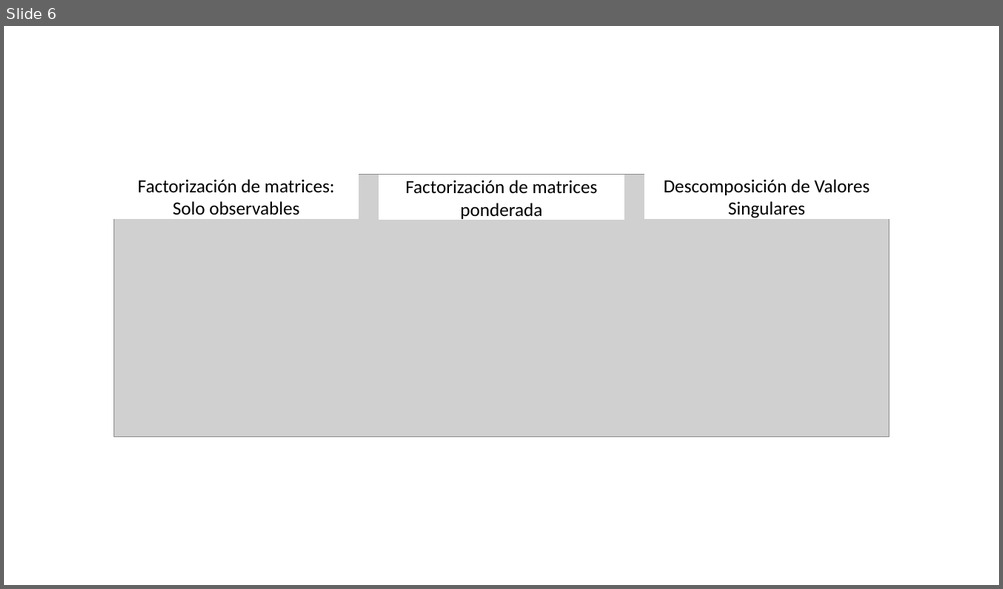
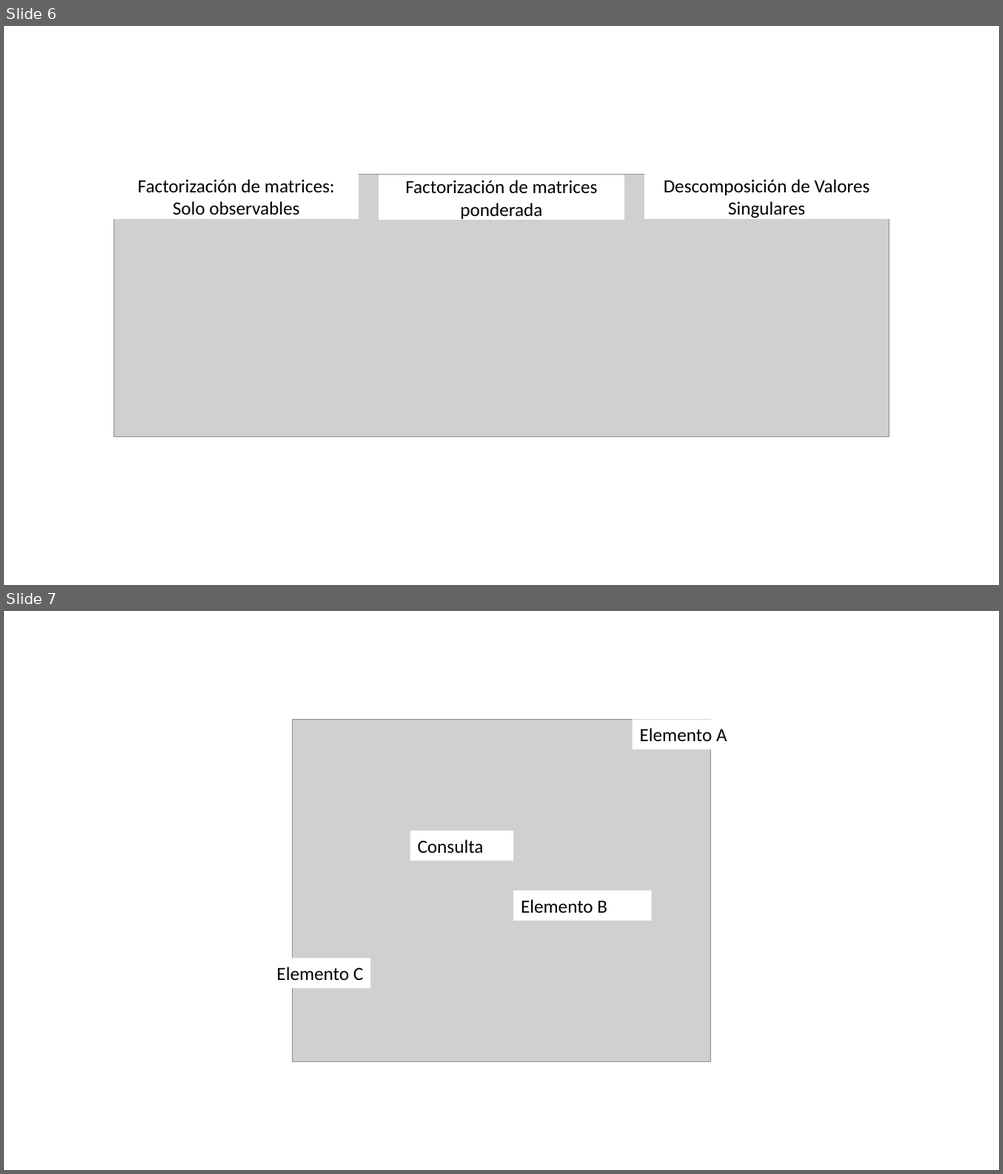
Before and after one commit to lgomezt/Aprendizaje_No_Supervisado, a slide deck: Tutoriales/Week5/data/sistemas_recomendacion.pptx. Shown one above the other, each under a label of ours: slide 6 before the commit, slides 6 and 7 after it. The pictures are 1003x589 and 1003x1174 pixels, drawn with LibreOffice and Linux fonts; fonts in the diff are those of the drawing; grey boxes stand for pictures. Boxes give left, top, right and bottom in pixels: in the first picture for what was removed or moved away, otherwise in the second. Text is boxed around its words. In the diff, an @@ line names an element or a change of style, - is before the commit and + after.

```diff
--- a/Tutoriales/Week5/data/sistemas_recomendacion.pptx
+++ b/Tutoriales/Week5/data/sistemas_recomendacion.pptx
@@ slide 7 added at (4,611,999,1170), background #FFFFFF @@
@@ group added at (105,653,887,1128): 5 rectangles, 1 picture @@
+Elemento A
+Elemento B
+Elemento C
+Consulta
```
Also in this commit, not shown: 1 other file.
